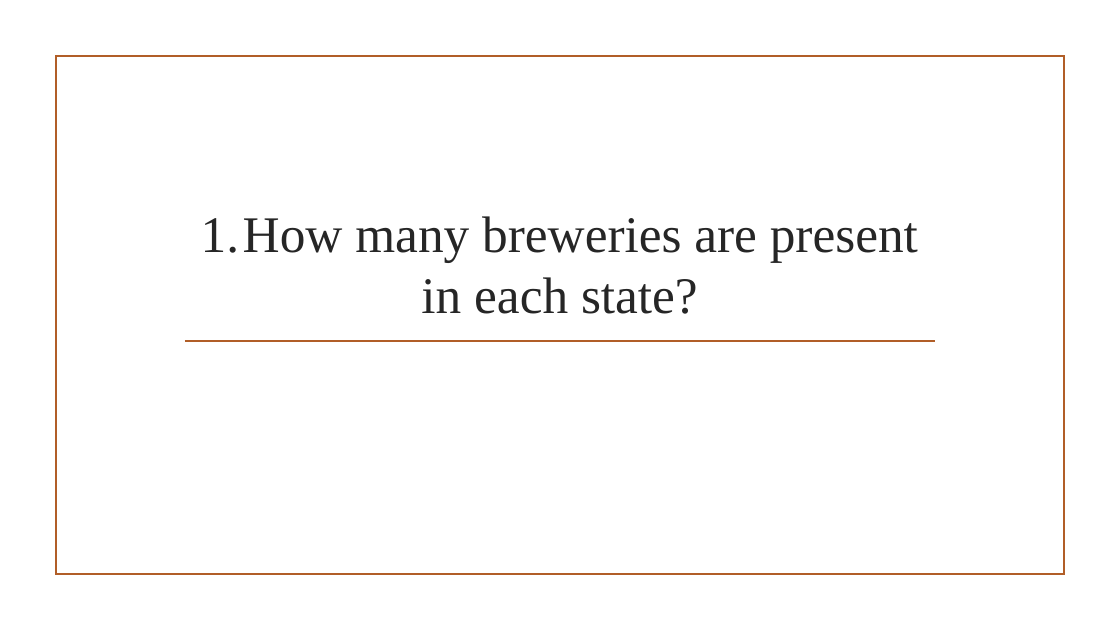
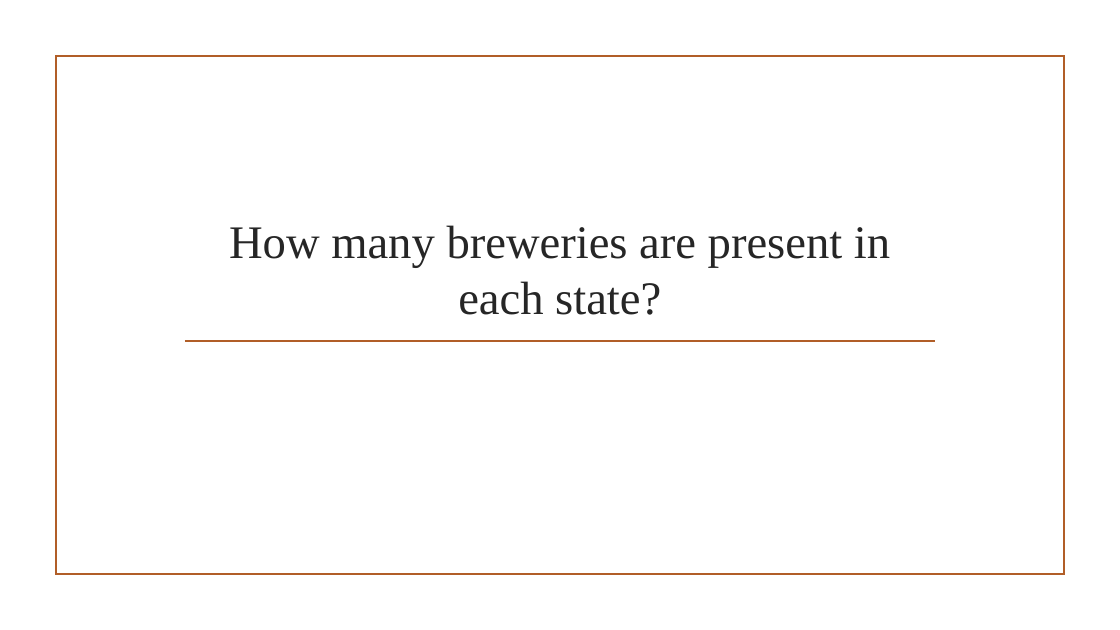
Before and after one commit to daveknockwin/MSDSCaseStudy1, a slide deck: slide 3 of The Pursuit of Hoppiness.pptx. Drawn at 1120x630 pixels with LibreOffice and Linux fonts; fonts in the diff are those of the drawing; background and template pictures are left out. Boxes give left, top, right and bottom in pixels: in the first picture for what was removed or moved away, otherwise in the second. Text is boxed around its words. In the diff, an @@ line names an element or a change of style, - is before the commit and + after.

```diff
--- a/The Pursuit of Hoppiness.pptx
+++ b/The Pursuit of Hoppiness.pptx
@@ title at (x1=229, y1=225, x2=890, y2=315): text changed; size 44 to 40 pt @@
-1. How many breweries are present in each state?
+How many breweries are present in each state?
```
Also in this commit, not shown: 16 other slides changed, 8 slides added, 3 slides removed.
